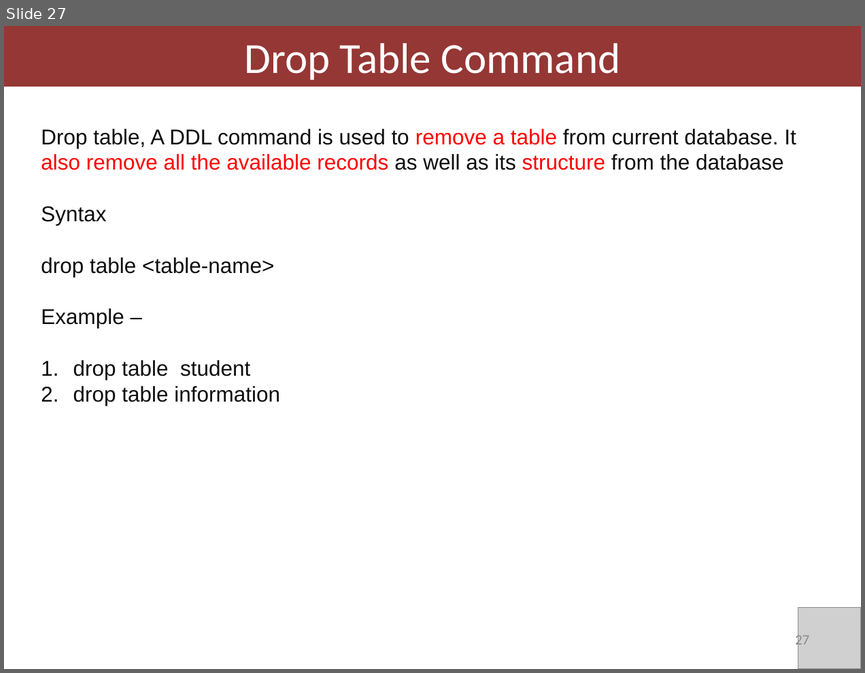
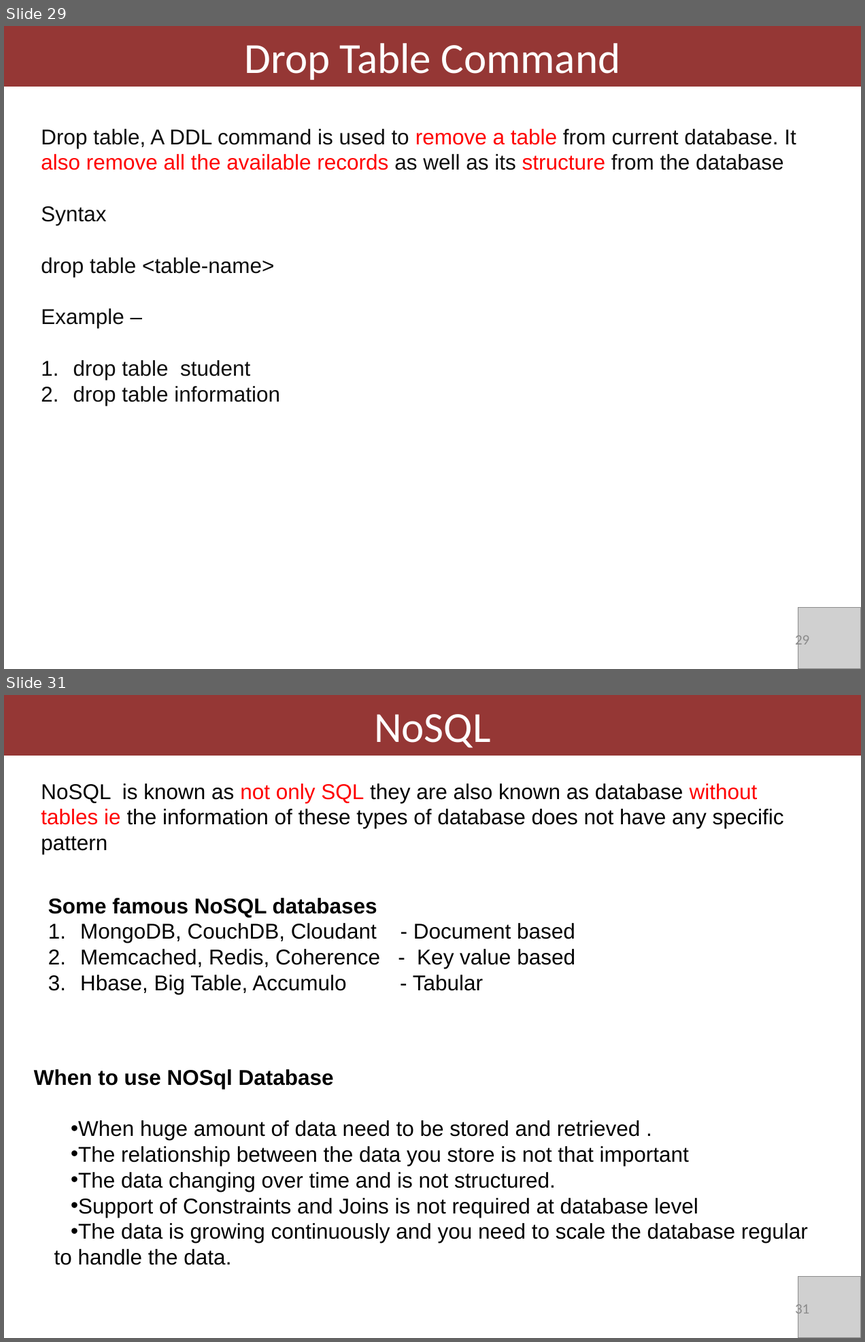
Before and after one commit to davcpscn/XI, a slide deck: Presentations/SQL.pptx. Shown one above the other, each under a label of ours: slide 27 before the commit, slides 29 and 31 after it; the slides between them are not shown. The pictures are 865x673 and 865x1342 pixels, drawn with LibreOffice and Linux fonts; fonts in the diff are those of the drawing; grey boxes stand for pictures. Boxes give left, top, right and bottom in pixels: in the first picture for what was removed or moved away, otherwise in the second. Text is boxed around its words. In the diff, an @@ line names an element or a change of style, - is before the commit and + after.

```diff
--- a/Presentations/SQL.pptx
+++ b/Presentations/SQL.pptx
@@ slide 31 added at <box>4,695,861,1338</box>, background #FFFFFF @@
@@ rectangle added at <box>4,695,861,756</box>, fill #953735, 36 pt, text #FFFFFF @@
+NoSQL
@@ text added at <box>41,783,784,854</box>, 18 pt, text #000000 @@
+NoSQL is known as not only SQL they are also known as database without tables ie the information of these types of database does not have any specific pattern
@@ text added at <box>48,898,575,994</box>, 18 pt, text #000000 @@
+Some famous NoSQL databases
+1. MongoDB, CouchDB, Cloudant - Document based
+2. Memcached, Redis, Coherence - Key value based
+3. Hbase, Big Table, Accumulo - Tabular
@@ text added at <box>34,1069,808,1265</box>, 18 pt, text #000000 @@
+When to use NOSql Database
+• When huge amount of data need to be stored and retrieved .
+• The relationship between the data you store is not that important
+• The data changing over time and is not structured.
+• Support of Constraints and Joins is not required at database level
+• The data is growing continuously and you need to scale the database regular to handle the data.
@@ picture added at <box>798,1276,861,1338</box> @@
@@ page number added at <box>795,1301,809,1317</box>, 12 pt, text #8C8C8C @@
+31
@@ what was slide 27 is now slide 29 @@
@@ page number at <box>795,632,809,648</box>: text changed @@
-27
+29
```
Also in this commit, not shown: 1 slide changed, 4 other slides added, 4 other files.
